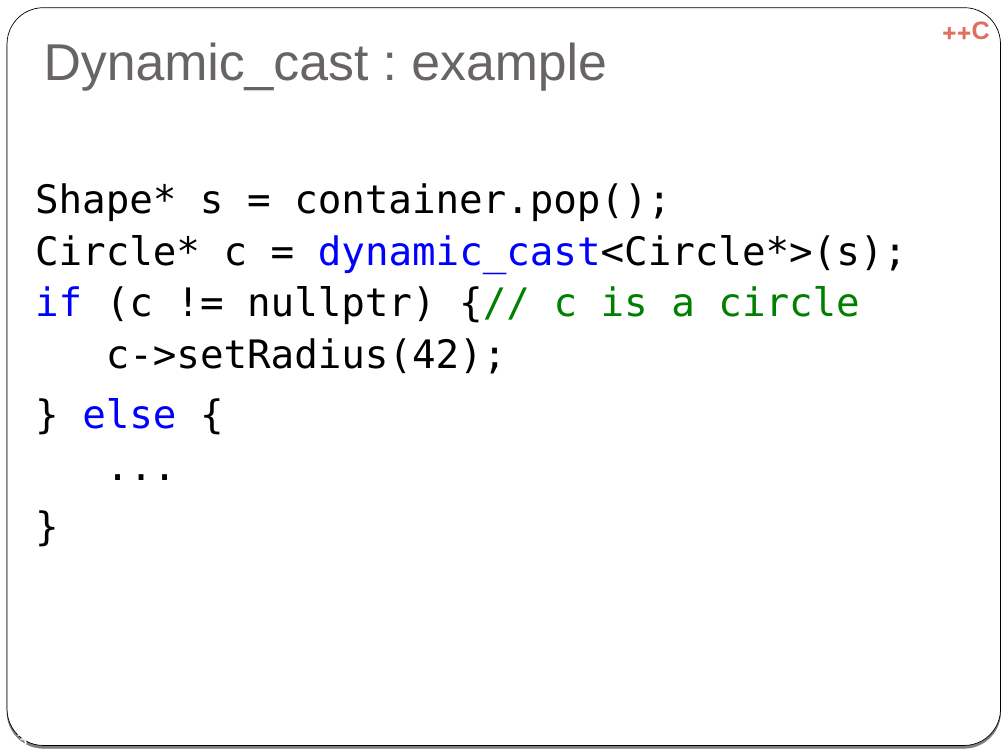
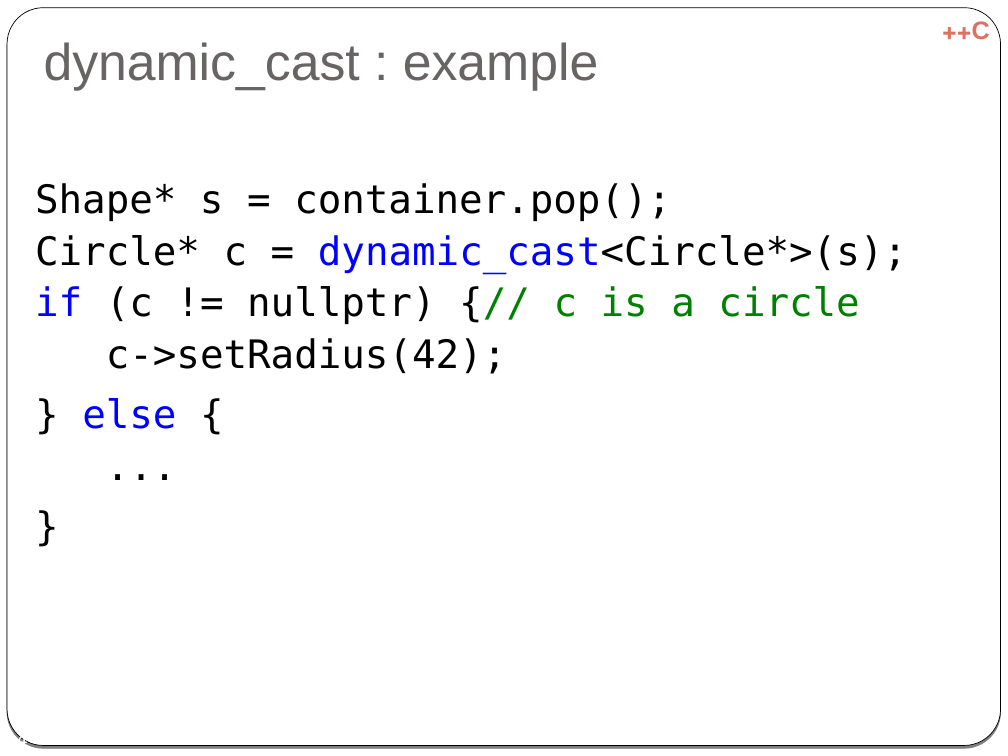
Before and after one commit to cpp-at-ariel/cpp-5778, a slide deck: slide 14 of week07-diamond-rtti/slides-rtti.odp (slide 13 before the commit). Drawn at 1008x756 pixels with LibreOffice and Linux fonts; fonts in the diff are those of the drawing. Boxes give left, top, right and bottom in pixels: in the first picture for what was removed or moved away, otherwise in the second. Text is boxed around its words. In the diff, an @@ line names an element or a change of style, - is before the commit and + after.

```diff
--- a/week07-diamond-rtti/slides-rtti.odp
+++ b/week07-diamond-rtti/slides-rtti.odp
@@ title at (44, 42, 599, 91): text changed @@
-Dynamic_cast : example
+dynamic_cast : example
@@ page number at (6, 731, 28, 745): text changed @@
-13
+14
```
Also in this commit, not shown: 8 other slides changed, 2 slides added, 2 slides removed, 51 other files.
